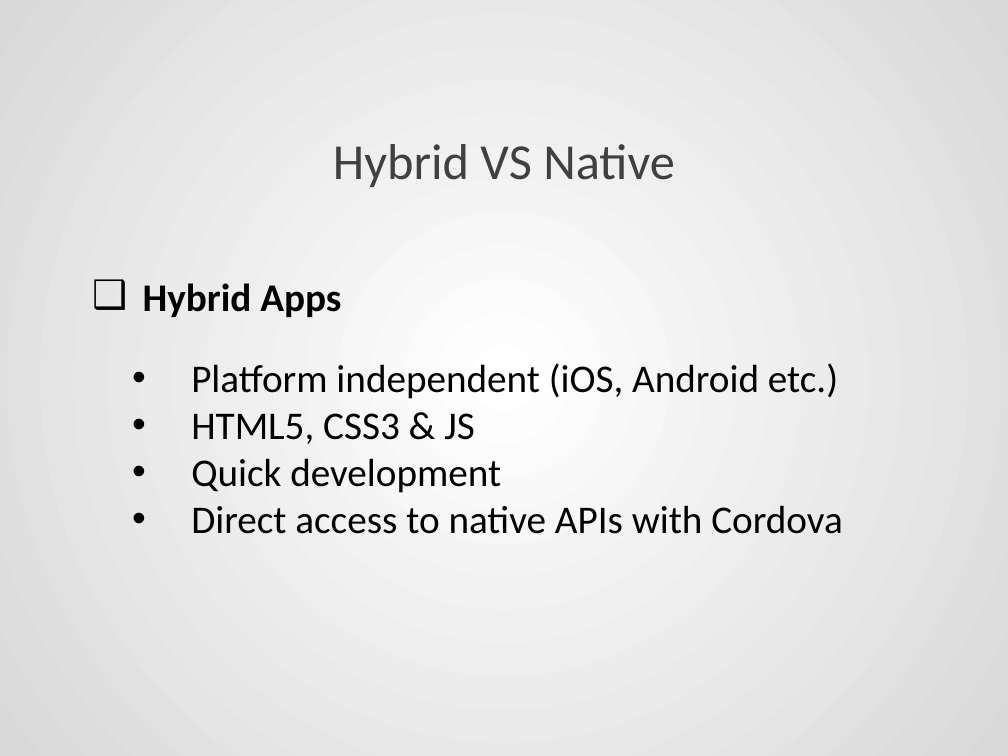
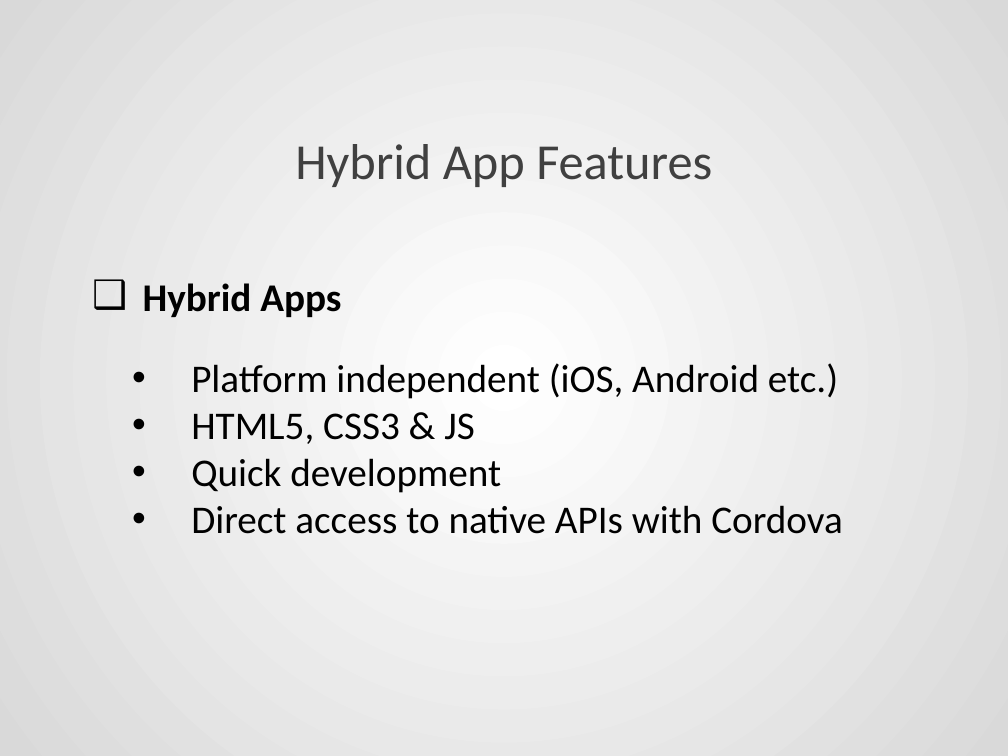
Before and after one commit to sanketrd09/collegepptwork, a slide deck: slide 12 of HybridApp-powerpoint.pptx (slide 4 before the commit). Drawn at 1008x756 pixels with LibreOffice and Linux fonts; fonts in the diff are those of the drawing. Boxes give left, top, right and bottom in pixels: in the first picture for what was removed or moved away, otherwise in the second. Text is boxed around its words. In the diff, an @@ line names an element or a change of style, - is before the commit and + after.

```diff
--- a/HybridApp-powerpoint.pptx
+++ b/HybridApp-powerpoint.pptx
@@ title at <box>295,144,712,187</box>: text changed @@
-Hybrid VS Native
+Hybrid App Features
```
Also in this commit, not shown: 2 other slides changed, 8 slides added, 2 other files.
